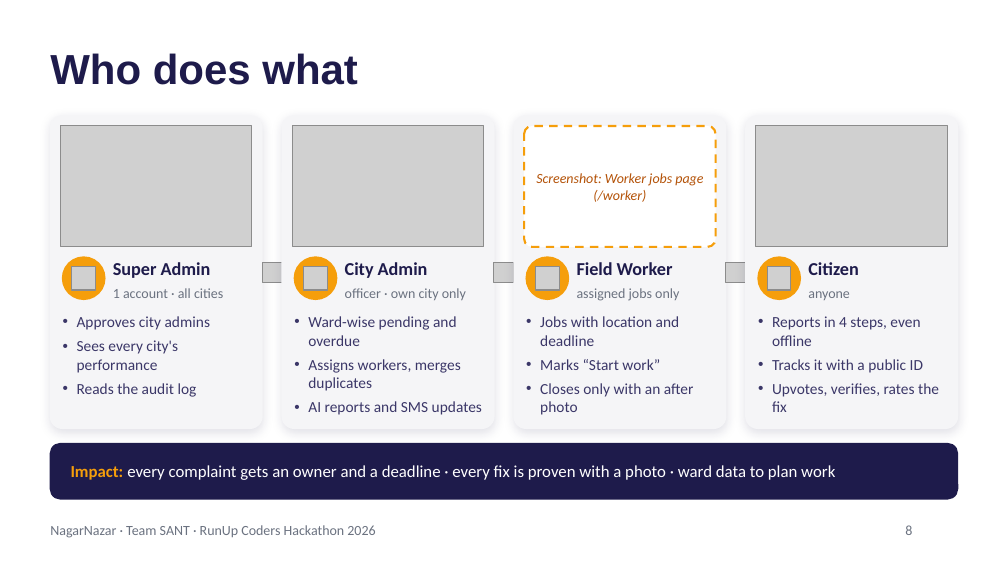
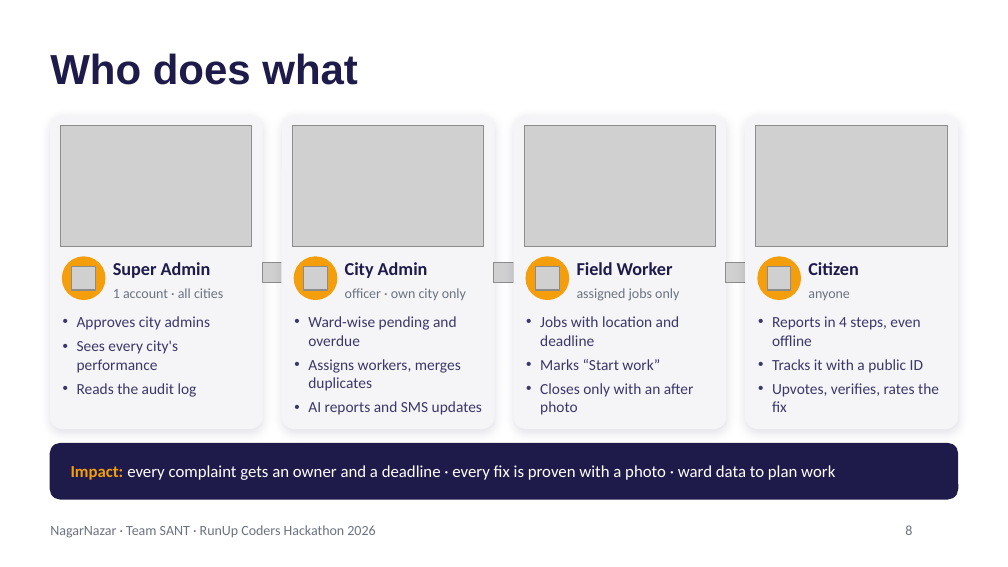
Before and after one commit to mohitk518/nagarnazar, a slide deck: slide 8 of docs/round2/NagarNazar_Round2.pptx. Drawn at 1008x567 pixels with LibreOffice and Linux fonts; fonts in the diff are those of the drawing; grey boxes stand for pictures; background and template pictures are left out. Boxes give left, top, right and bottom in pixels: in the first picture for what was removed or moved away, otherwise in the second. Text is boxed around its words. In the diff, an @@ line names an element or a change of style, - is before the commit and + after.

```diff
--- a/docs/round2/NagarNazar_Round2.pptx
+++ b/docs/round2/NagarNazar_Round2.pptx
@@ rounded rectangle removed at [524,126,716,247] @@
@@ picture added at [524,126,716,247] @@
@@ text removed at [536,173,703,202] @@
-Screenshot: Worker jobs page (/worker)
```
Also in this commit, not shown: 2 other slides changed, 1 other file.
